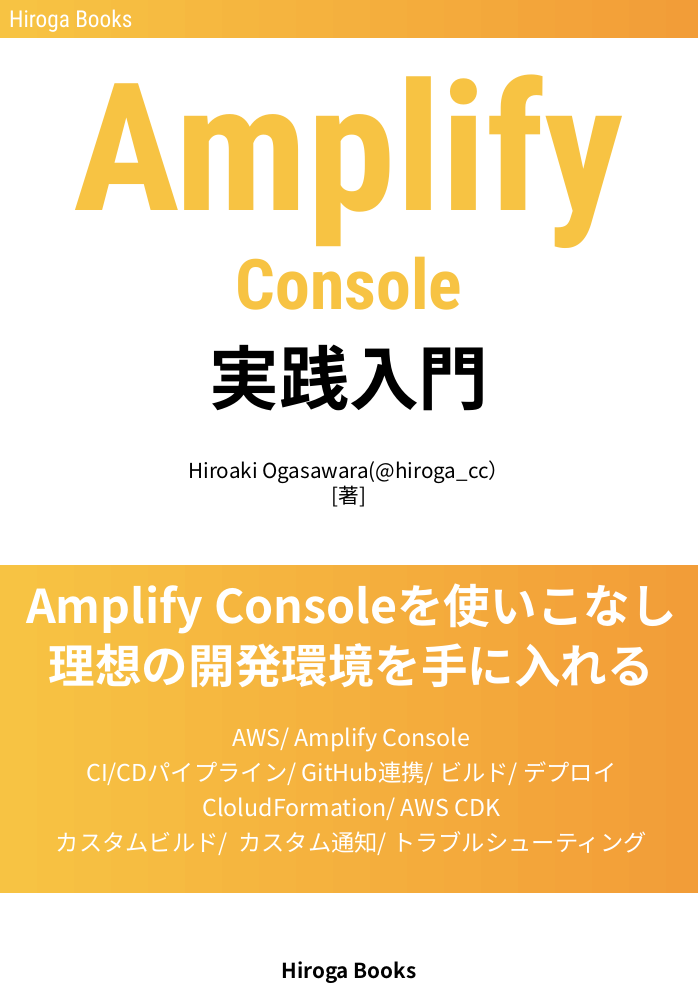
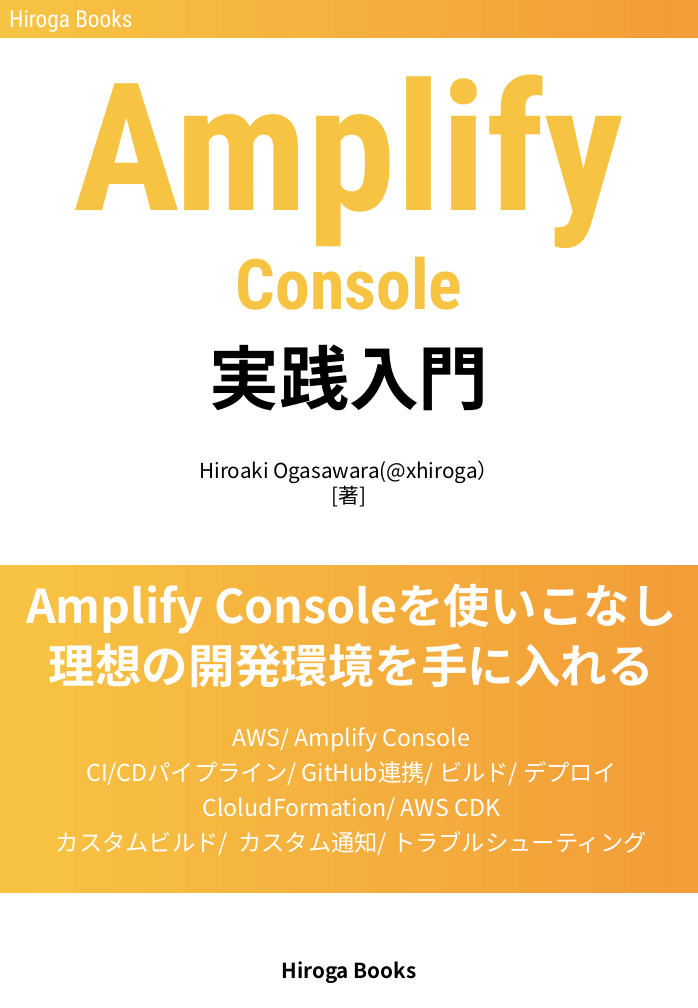
Before and after one commit to xhiroga/amplify-console-in-action, a slide deck: slide 1 of images/cover.pptx. Drawn at 698x1008 pixels with LibreOffice and Linux fonts; fonts in the diff are those of the drawing. Boxes give left, top, right and bottom in pixels: in the first picture for what was removed or moved away, otherwise in the second. Text is boxed around its words. In the diff, an @@ line names an element or a change of style, - is before the commit and + after.

```diff
--- a/images/cover.pptx
+++ b/images/cover.pptx
@@ text at bbox=[199, 460, 498, 483]: text changed @@
-Hiroaki Ogasawara(@hiroga_cc）
+Hiroaki Ogasawara(@xhiroga）
```
Also in this commit, not shown: 2 other files.
